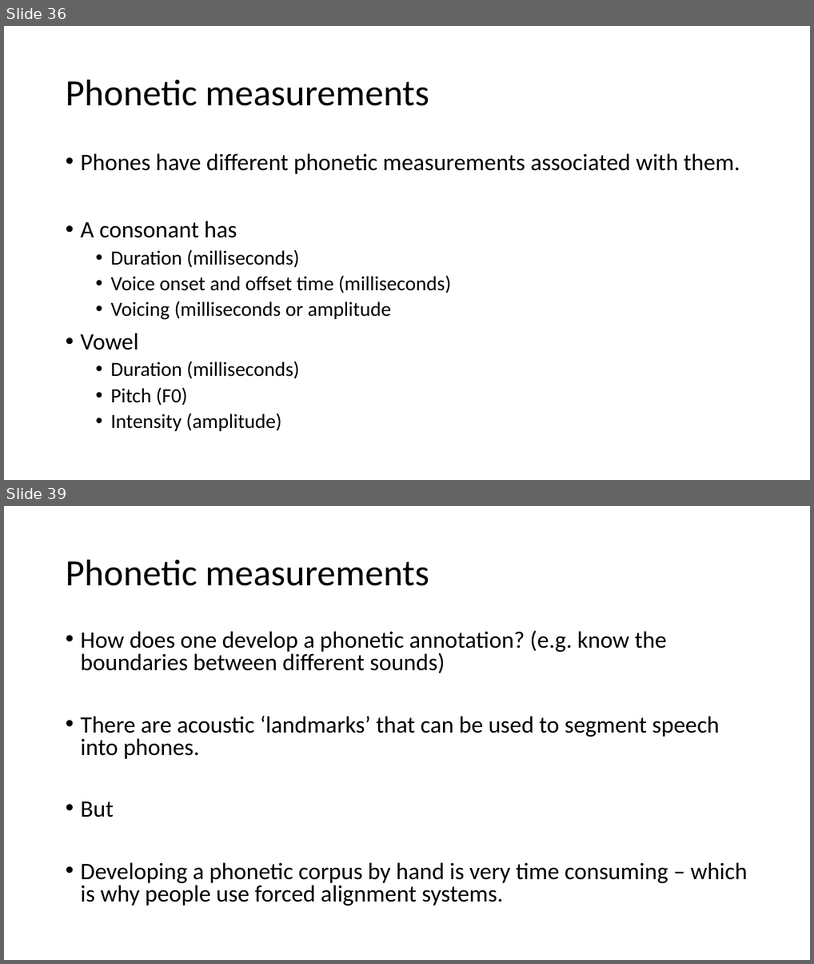
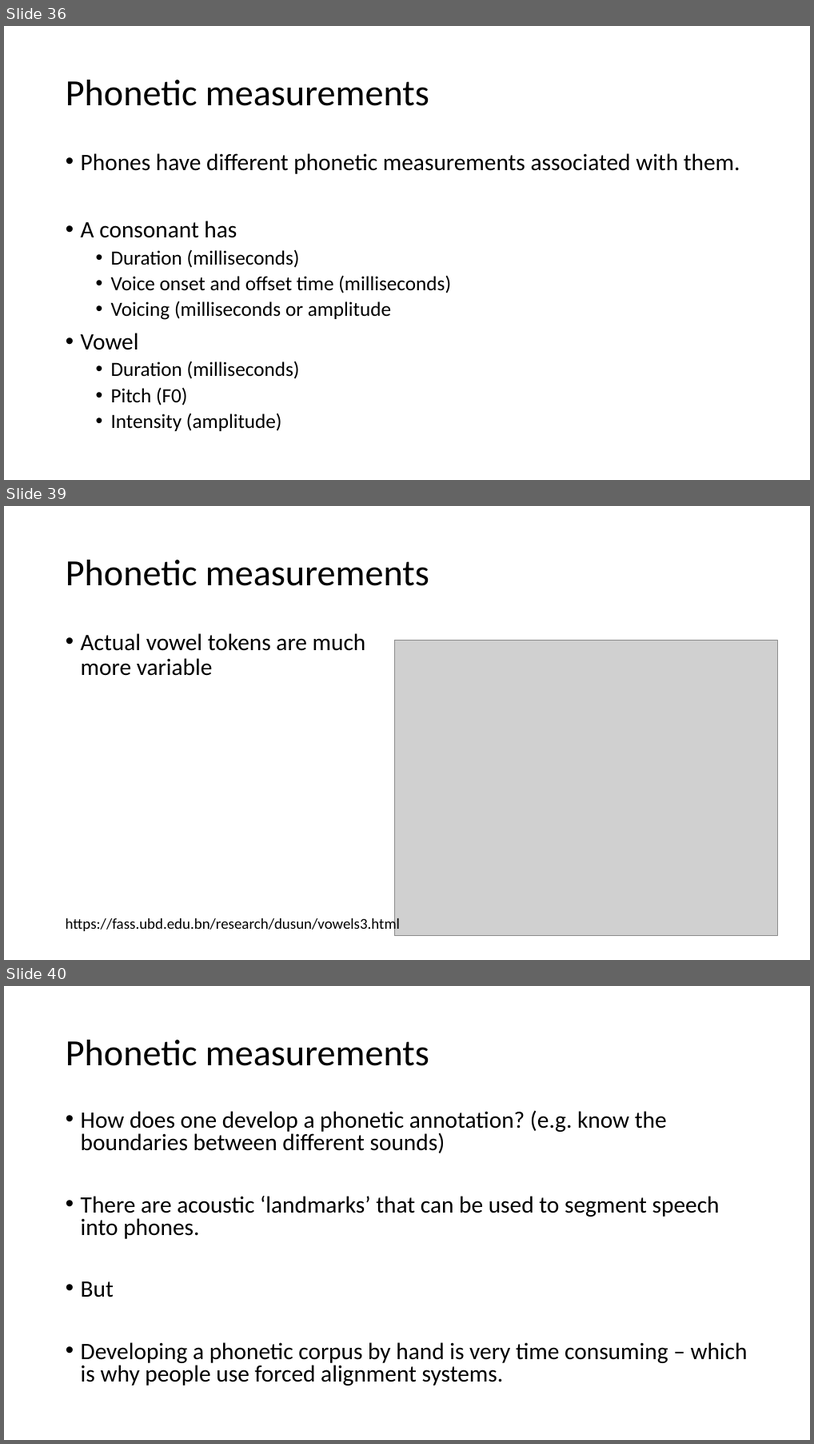
Before and after one commit to ajrtallman/Corpus_Linguistics_FSU_2023-2024, a slide deck: 03_lectures/CorpusLinguistics_2023_11_03.odp. Shown one above the other, each under a label of ours: slides 36 and 39 before the commit, slides 36, 39 and 40 after it; the slides between them are not shown. The pictures are 814x964 and 814x1444 pixels, drawn with LibreOffice and Linux fonts; fonts in the diff are those of the drawing; grey boxes stand for pictures. Boxes give left, top, right and bottom in pixels: in the first picture for what was removed or moved away, otherwise in the second. Text is boxed around its words. In the diff, an @@ line names an element or a change of style, - is before the commit and + after.

```diff
--- a/03_lectures/CorpusLinguistics_2023_11_03.odp
+++ b/03_lectures/CorpusLinguistics_2023_11_03.odp
@@ slide 39 added at box(4, 506, 810, 960), background #FFFFFF @@
@@ title added at box(66, 560, 430, 586), 44 pt, text #000000 @@
+Phonetic measurements
@@ text added at box(81, 633, 366, 676), 28 pt, text #000000 @@
+• Actual vowel tokens are much more variable
@@ picture added at box(394, 640, 778, 936) @@
@@ text added at box(66, 916, 400, 933), 18 pt, text #000000 @@
+https://fass.ubd.edu.bn/research/dusun/vowels3.html
@@ what was slide 39 is now slide 40 @@
```
Also in this commit, not shown: 4 slides changed, 3 other slides added, 1 slide removed, 5 other files.
